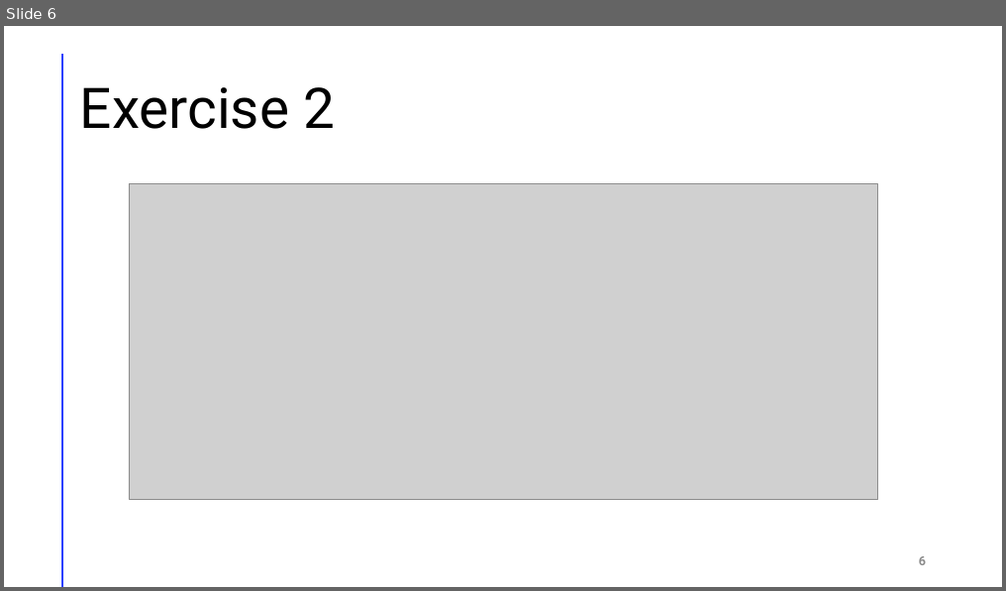
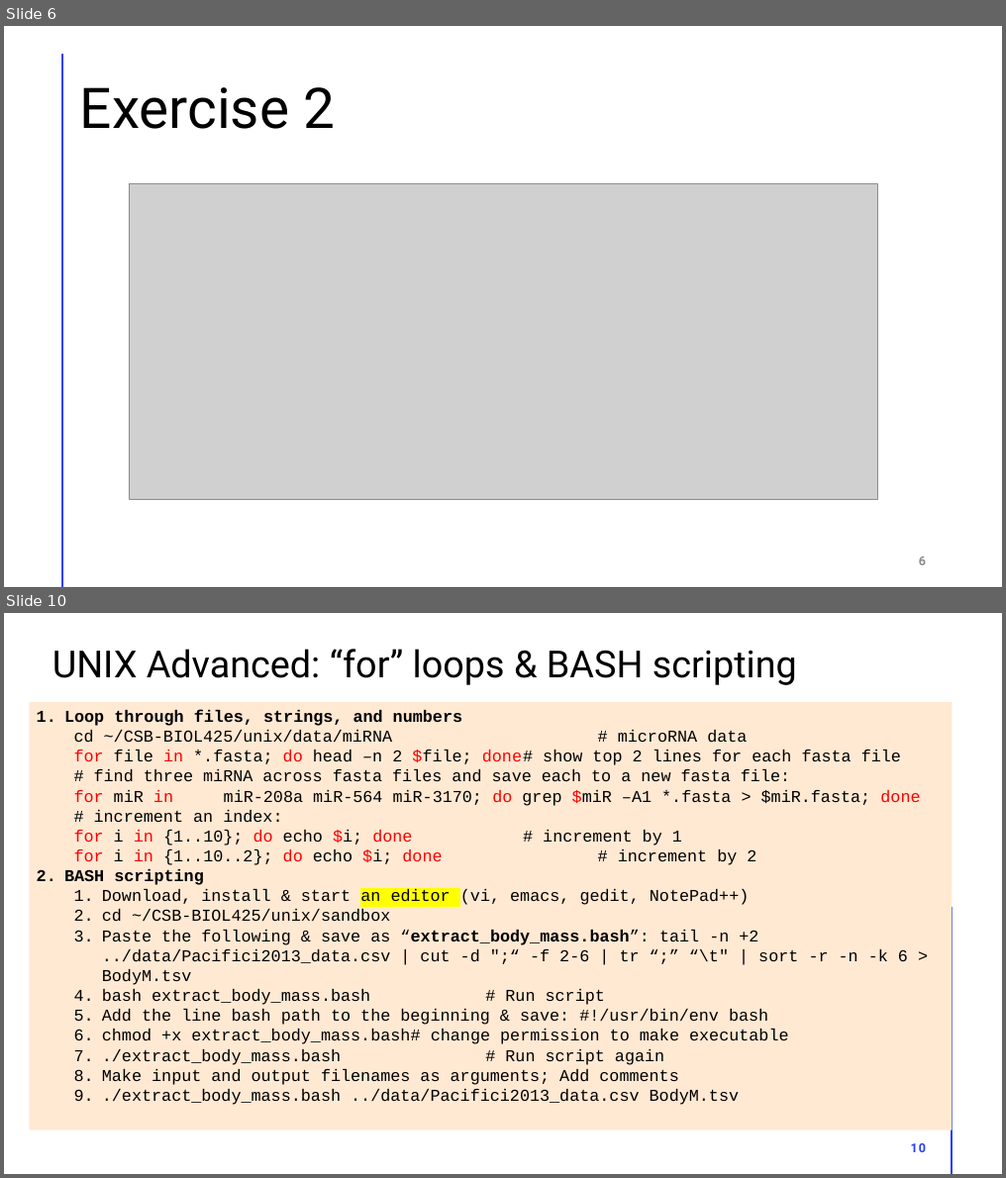
Before and after one commit to weigangq/CSB, a slide deck: lecture-slides/part-1-intro-unix.pptx. Shown one above the other, each under a label of ours: slide 6 before the commit, slides 6 and 10 after it; the slides between them are not shown. The pictures are 1006x591 and 1006x1178 pixels, drawn with LibreOffice and Linux fonts; fonts in the diff are those of the drawing; grey boxes stand for pictures. Boxes give left, top, right and bottom in pixels: in the first picture for what was removed or moved away, otherwise in the second. Text is boxed around its words. In the diff, an @@ line names an element or a change of style, - is before the commit and + after.

```diff
--- a/lecture-slides/part-1-intro-unix.pptx
+++ b/lecture-slides/part-1-intro-unix.pptx
@@ slide 10 added at (4, 613, 1002, 1174), background #FFFFFF @@
@@ rectangle added at (4, 613, 1002, 1174), fill #FFFFFF @@
@@ line added from (62, 642) to (62, 1173), #FF9022 2 pt @@
@@ title added at (53, 649, 797, 685), 36 pt, text #000000 @@
+UNIX Advanced: “for” loops & BASH scripting
@@ line added from (4, 679) to (650, 679), #FF9022 2 pt @@
@@ rectangle added at (29, 702, 951, 1131), fill #FFE9D3, 16 pt, text #000000 @@
+1. Loop through files, strings, and numbers
+  cd ~/CSB-BIOL425/unix/data/miRNA # microRNA data
+  for file in *.fasta; do head –n 2 $file; done # show top 2 lines for each fasta file
+  # find three miRNA across fasta files and save each to a new fasta file:
+  for miR in miR-208a miR-564 miR-3170; do grep $miR –A1 *.fasta > $miR.fasta; done
+  # increment an index:
+  for i in {1..10}; do echo $i; done # increment by 1
+  for i in {1..10..2}; do echo $i; done # increment by 2
+2. BASH scripting
+  1. Download, install & start an editor (vi, emacs, gedit, NotePad++)
+  2. cd ~/CSB-BIOL425/unix/sandbox
+  3. Paste the following & save as “extract_body_mass.bash”: tail -n +2 ../data/Pacifici2013_data.csv | cut -d ";“ -f 2-6 | tr “;” “\t" | sort -r -n -k 6 > BodyM.tsv
+  4. bash extract_body_mass.bash # Run script
+  5. Add the line bash path to the beginning & save: #!/usr/bin/env bash
+  6. chmod +x extract_body_mass.bash # change permission to make executable
+  7. ./extract_body_mass.bash # Run script again
+  8. Make input and output filenames as arguments; Add comments
+  9. ./extract_body_mass.bash ../data/Pacifici2013_data.csv BodyM.tsv
@@ line added from (951, 909) to (951, 1173), #FF9022 2 pt @@
@@ page number added at (911, 1144, 926, 1153), 12 pt, text #243FFF, bold @@
+10
```
Also in this commit, not shown: 3 slides changed, 3 other slides added, 2 other files.
